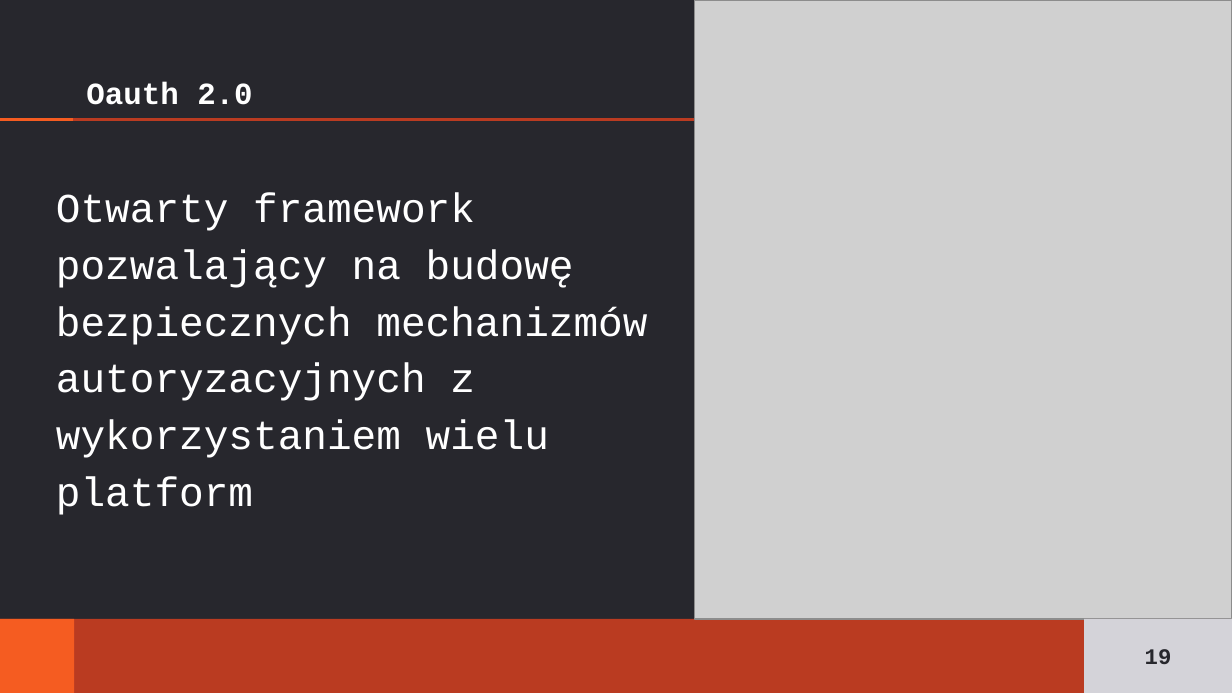
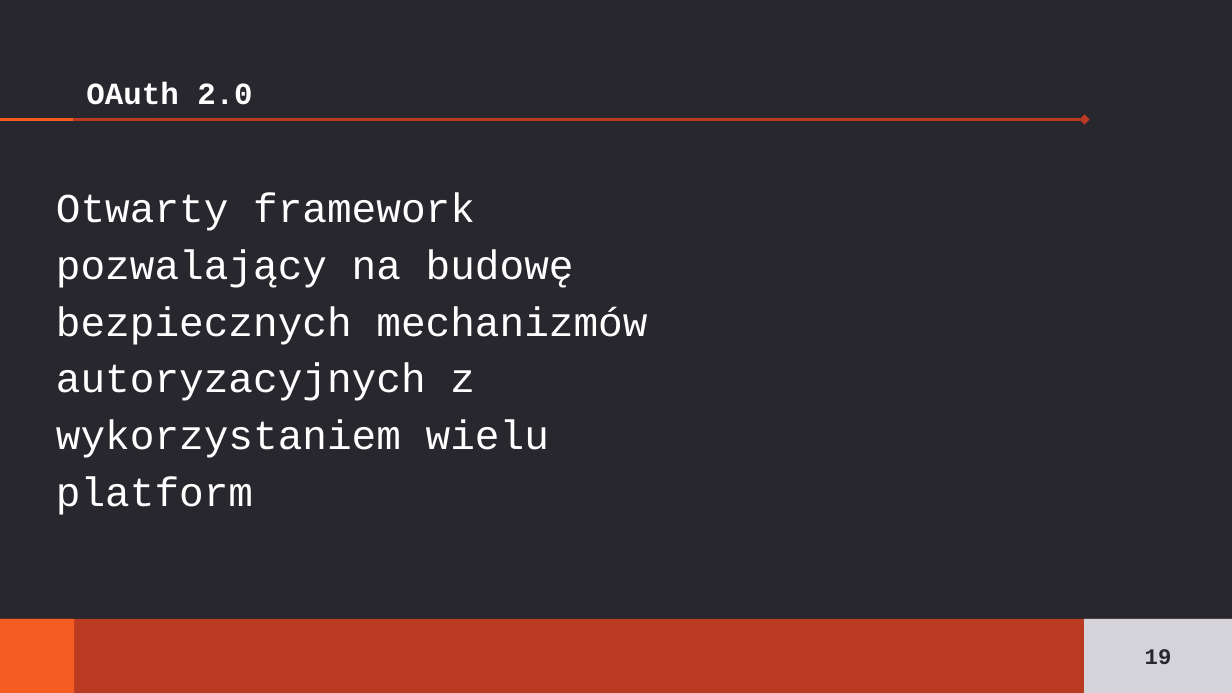
Before and after one commit to zelechowskij/JPWP-odpowiedzi, a slide deck: slide 19 of Zelechowksi_Aledroggo.pptx. Drawn at 1232x693 pixels with LibreOffice and Linux fonts; fonts in the diff are those of the drawing; grey boxes stand for pictures. Boxes give left, top, right and bottom in pixels: in the first picture for what was removed or moved away, otherwise in the second. Text is boxed around its words. In the diff, an @@ line names an element or a change of style, - is before the commit and + after.

```diff
--- a/Zelechowksi_Aledroggo.pptx
+++ b/Zelechowksi_Aledroggo.pptx
@@ picture removed at box(695, 0, 1232, 618) @@
@@ title at box(86, 82, 252, 105): text changed @@
-Oauth 2.0
+OAuth 2.0
```
Also in this commit, not shown: 10 other slides changed, 3 slides added, 1 slide removed.
